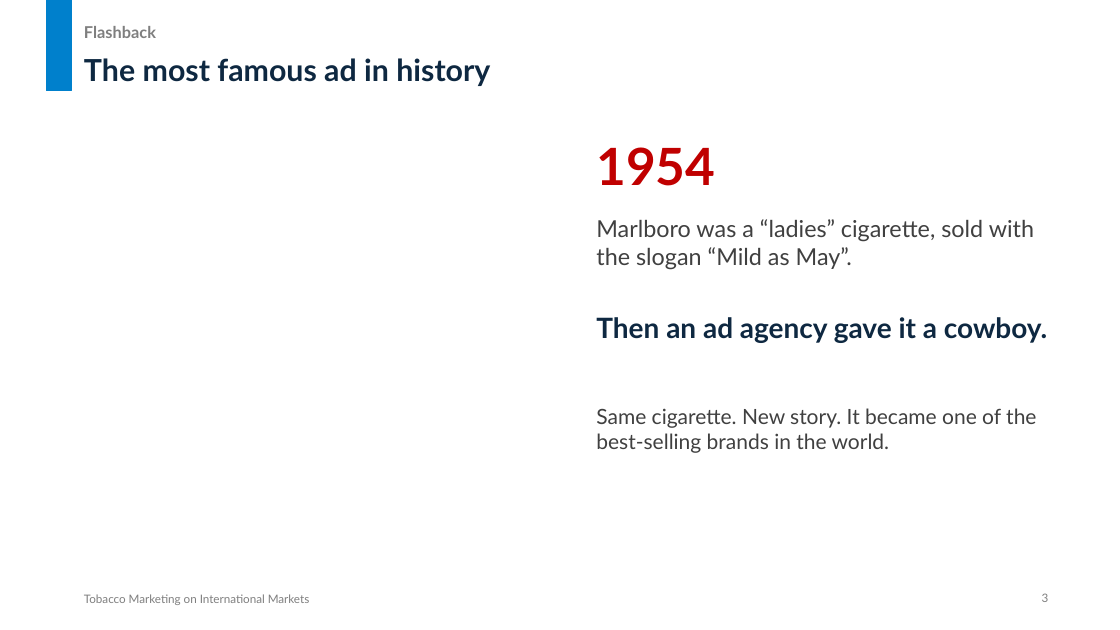
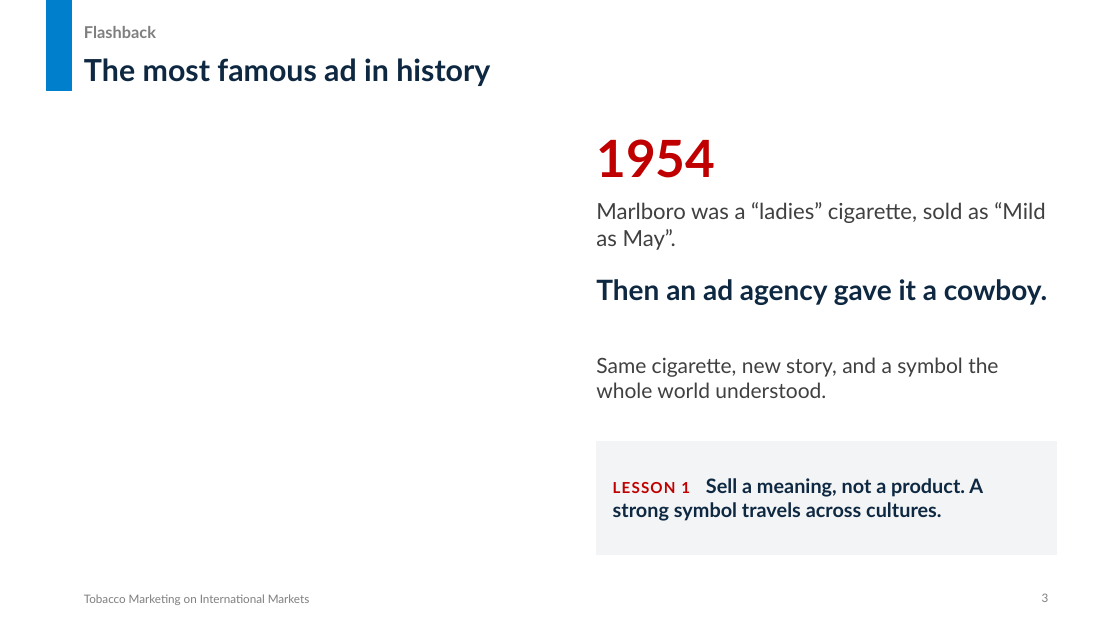
Before and after one commit to untitl333d/-frontend-slides, a slide deck: slide 3 of presentations/tobacco-marketing/Tobacco_Marketing_International_Markets.pptx. Drawn at 1120x630 pixels with LibreOffice and Linux fonts; fonts in the diff are those of the drawing. Boxes give left, top, right and bottom in pixels: in the first picture for what was removed or moved away, otherwise in the second. Text is boxed around its words. In the diff, an @@ line names an element or a change of style, - is before the commit and + after.

```diff
--- a/presentations/tobacco-marketing/Tobacco_Marketing_International_Markets.pptx
+++ b/presentations/tobacco-marketing/Tobacco_Marketing_International_Markets.pptx
@@ text "1954": place and size @@
-text "1954" at (596,147,715,186)
+text "1954" at (596,139,715,178)
@@ text at (596,202,1045,250): text changed; size 20 to 19 pt @@
-Marlboro was a “ladies” cigarette, sold with the slogan “Mild as May”.
+Marlboro was a “ladies” cigarette, sold as “Mild as May”.
@@ text "Then an ad agency gave ...": place and size @@
-text "Then an ad agency gave ..." at (596,317,1047,343)
+text "Then an ad agency gave ..." at (596,279,1047,305)
@@ text at (596,357,998,398): text changed @@
-Same cigarette. New story. It became one of the best-selling brands in the world.
+Same cigarette, new story, and a symbol the whole world understood.
@@ rectangle added at (597,441,1057,555), fill #F3F4F6, outline #F3F4F6 0.75 pt, 17 pt, text #0E2841, bold @@
+LESSON 1 Sell a meaning, not a product. A strong symbol travels across cultures.
```
Also in this commit, not shown: 10 other slides changed, 2 slides added, 2 other files.
